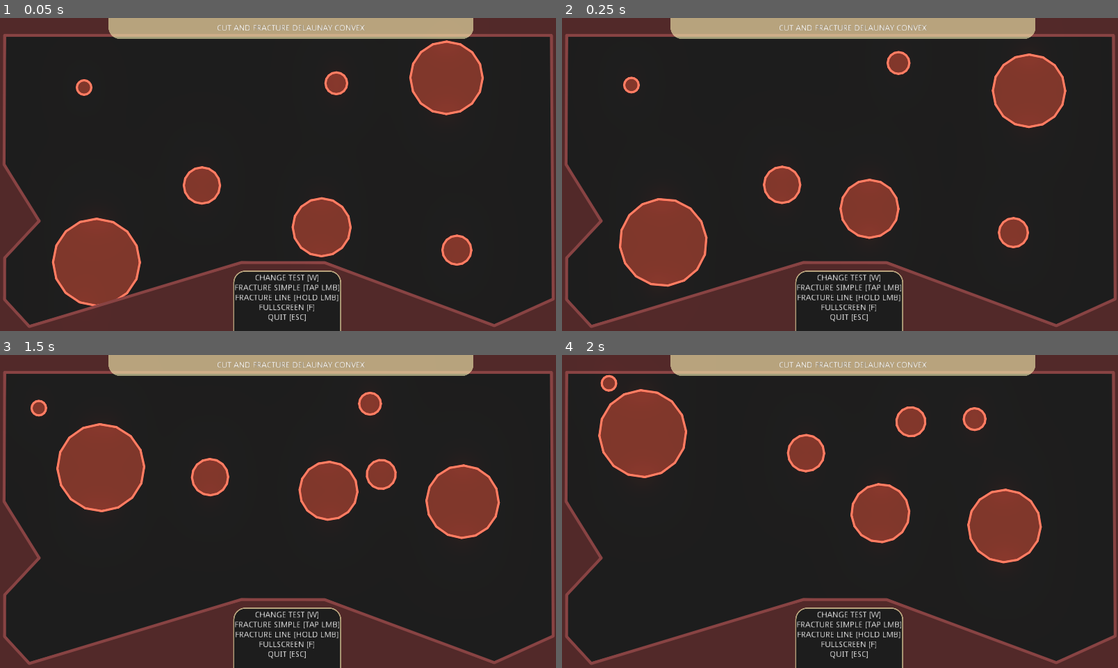
Above: before the commit, frames 1-4 (two rows, left to right).
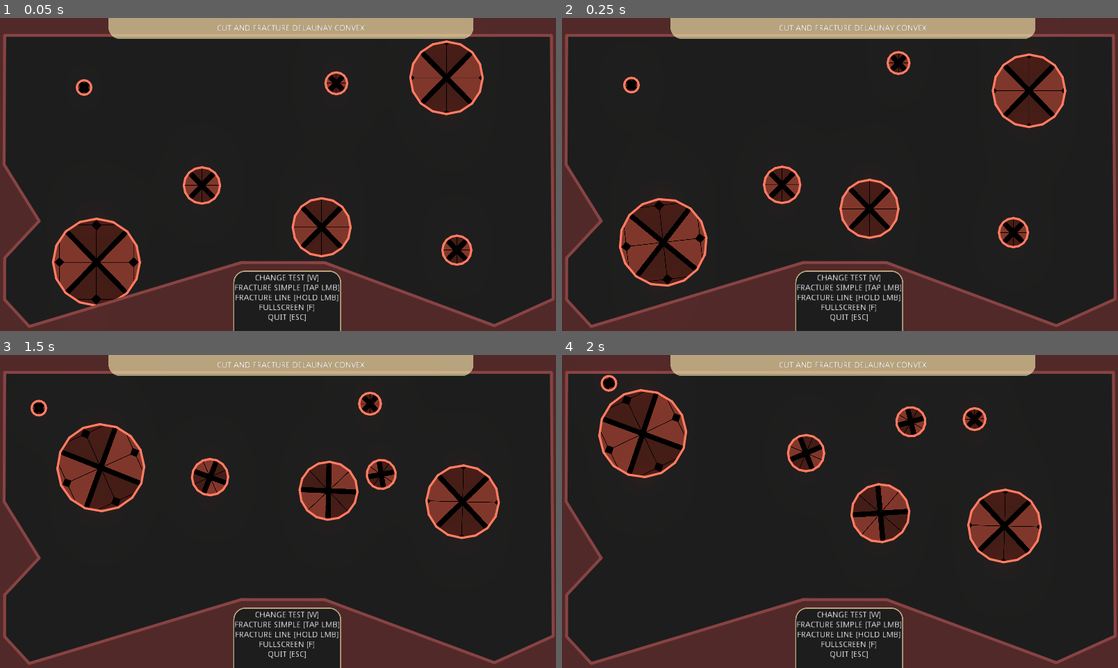
Above: after the commit, the same moments.

Repository: SoloByte/godot-polygon2d-fracture
Game: Godot game, scene res://demo/src/Main.tscn
Same seed, same stepped clock (60 frames per second), same inputs: the game is played once before the commit and once after it.
Inputs (mouse positions are in pixels of both pictures, inside the frame that each line leads up to):
- Up to frame 1 (0.05 s): no input
- Up to frame 2 (0.25 s): no input
- Up to frame 3 (1.5 s): move the mouse to (400, 495) at 0.52 s; hold S (fracture) 0.53-1.28 s; click (400, 495) at 0.67 s; move the mouse to (166, 527) at 1.27 s; tap Q (auto) at 1.35 s; click (166, 527) at 1.42 s
- Up to frame 4 (2 s): tap S (fracture) at 1.55 s

The runs differ from the first frame. In frame 1, 4.8% of the frame differs, in the area x 9-87%, y 7-92%; in frame 2, 4.9%; in frame 3, 4.9%, in the area x 5-90%, y 12-58%; in frame 4, 4.9%.

Commit message:
texture works now.

Diff:
--- a/demo/src/CutFracture.gd
+++ b/demo/src/CutFracture.gd
@@ -220,22 +220,22 @@
 
 		for shape in cut_fracture_info.shapes:
 			var area_p : float = shape.area / total_area
-			var spawn_pos : Vector2 = _source_polygon_parent.to_global(shape.centroid) + shape.world_pos
+			var spawn_pos : Vector2 = source.to_global(shape.centroid)
 			var mass : float = s_mass * area_p
 			var dir : Vector2 = (spawn_pos - cut_pos).normalized()
 
-#			var texture_info : Dictionary = source.getTextureDetails()
-#			var texture_offset : Vector2 = source.to_global(shape.centroid) - source.global_position
-#
-#			texture_info.offset += texture_offset
-#			texture_info.rot += source.global_rotation
-			call_deferred("spawnRigibody2d", shape.centered_shape, spawn_pos, 0.0, source.modulate, s_lin_vel + dir * cut_force, s_ang_vel, mass, cut_pos)#,texture_info)
+
+			var texture_info : Dictionary = source.getTextureDetails()
+			var texture_offset : Vector2 = spawn_pos - source.global_position
+
+			texture_info.offset += texture_offset.rotated(-source.global_rotation)
+			call_deferred("spawnRigibody2d", shape.centered_shape, spawn_pos, source.global_rotation, source.modulate, s_lin_vel + dir * cut_force, s_ang_vel, mass, cut_pos,texture_info)
 
 		source.queue_free()
 
 
 
-func spawnRigibody2d(new_poly : PoolVector2Array, spawn_pos : Vector2, spawn_rot : float, color : Color, lin_vel : Vector2, ang_vel : float, mass : float, cut_pos : Vector2) -> void:#, texture_info : Dictionary) -> void:
+func spawnRigibody2d(new_poly : PoolVector2Array, spawn_pos : Vector2, spawn_rot : float, color : Color, lin_vel : Vector2, ang_vel : float, mass : float, cut_pos : Vector2, texture_info : Dictionary) -> void:
 	var instance = rigidbody_template.instance()
 	_source_polygon_parent.add_child(instance)
 	instance.global_position = spawn_pos
@@ -245,7 +245,7 @@
 	instance.linear_velocity = lin_vel# + (spawn_pos - cut_pos).normalized() * 50
 	instance.angular_velocity = ang_vel
 	instance.mass = mass
-#	instance.setTexture(texture_info)
+	instance.setTexture(texture_info)
 
 
 func spawnFractureBody(fracture_shard : Dictionary, source_node) -> void:
--- a/demo/src/RigidBody2D.gd
+++ b/demo/src/RigidBody2D.gd
@@ -33,15 +33,15 @@
 	_line2d.points = poly
 
 
-#func setTexture(texture_info : Dictionary) -> void:
-#	_polygon2d.texture = texture_info.texture
-#	_polygon2d.texture_scale = texture_info.scale
-#	_polygon2d.texture_offset = texture_info.offset
-#	_polygon2d.texture_rotation = texture_info.rot
-#
-#
-#func getTextureDetails() -> Dictionary:
-#	return {"texture" : _polygon2d.texture, "rot" : _polygon2d.texture_rotation, "offset" : _polygon2d.texture_offset, "scale" : _polygon2d.texture_scale}
+func setTexture(texture_info : Dictionary) -> void:
+	_polygon2d.texture = texture_info.texture
+	_polygon2d.texture_scale = texture_info.scale
+	_polygon2d.texture_offset = texture_info.offset
+	_polygon2d.texture_rotation = texture_info.rot
+
+
+func getTextureDetails() -> Dictionary:
+	return {"texture" : _polygon2d.texture, "rot" : _polygon2d.texture_rotation, "offset" : _polygon2d.texture_offset, "scale" : _polygon2d.texture_scale}
 
 
 func getPolygon() -> PoolVector2Array:
--- a/demo/src/RigidBody2D.tscn
+++ b/demo/src/RigidBody2D.tscn
@@ -1,6 +1,7 @@
-[gd_scene load_steps=3 format=2]
+[gd_scene load_steps=4 format=2]
 
 [ext_resource path="res://demo/src/RigidBody2D.gd" type="Script" id=1]
+[ext_resource path="res://demo/tile-test-01.png" type="Texture" id=2]
 
 [sub_resource type="PhysicsMaterial" id=1]
 friction = 0.0
@@ -20,6 +21,7 @@
 [node name="Polygon2D" type="Polygon2D" parent="."]
 show_behind_parent = true
 color = Color( 0.545098, 0.545098, 0.545098, 1 )
+texture = ExtResource( 2 )
 
 [node name="Line2D" type="Line2D" parent="Polygon2D"]
 default_color = Color( 1.25, 1.25, 1.25, 1 )
--- a/polygon2d-fracture/PolygonLib.gd
+++ b/polygon2d-fracture/PolygonLib.gd
@@ -257,9 +257,18 @@
 #get_intersect determines if the the intersected area (area shared by both polygons, the area that is cut out of the source polygon) is returned as well
 #returns dictionary with final : Array and intersected : Array -> all holes are filtered out already
 static func cutShape(source_polygon : PoolVector2Array, cut_polygon : PoolVector2Array, source_trans_global : Transform2D, cut_trans_global : Transform2D) -> Dictionary:
-	cut_polygon = translatePolygon(cut_polygon, toLocalWithoutRot(source_trans_global, cut_trans_global.get_origin()))
-	cut_polygon = rotatePolygon(cut_polygon, cut_trans_global.get_rotation())
-	source_polygon = rotatePolygon(source_polygon, source_trans_global.get_rotation())
+	var cut_pos : Vector2 = toLocal(source_trans_global, cut_trans_global.get_origin())
+#	cut_pos = cut_pos.rotated(source_trans_global.get_rotation())
+
+	cut_polygon = rotatePolygon(cut_polygon, cut_trans_global.get_rotation() - source_trans_global.get_rotation())
+	cut_polygon = translatePolygon(cut_polygon, cut_pos)
+
+#	source_polygon = rotatePolygon(source_polygon, source_trans_global.get_rotation())
+
+#	cut_polygon = translatePolygon(cut_polygon, toLocalWithoutRot(source_trans_global, cut_trans_global.get_origin()))
+#	cut_polygon = rotatePolygon(cut_polygon, cut_trans_global.get_rotation())
+#	source_polygon = rotatePolygon(source_polygon, source_trans_global.get_rotation())
+
 
 	var intersected_polygons : Array = intersectPolygons(source_polygon, cut_polygon, true)
 	if intersected_polygons.size() <= 0:
